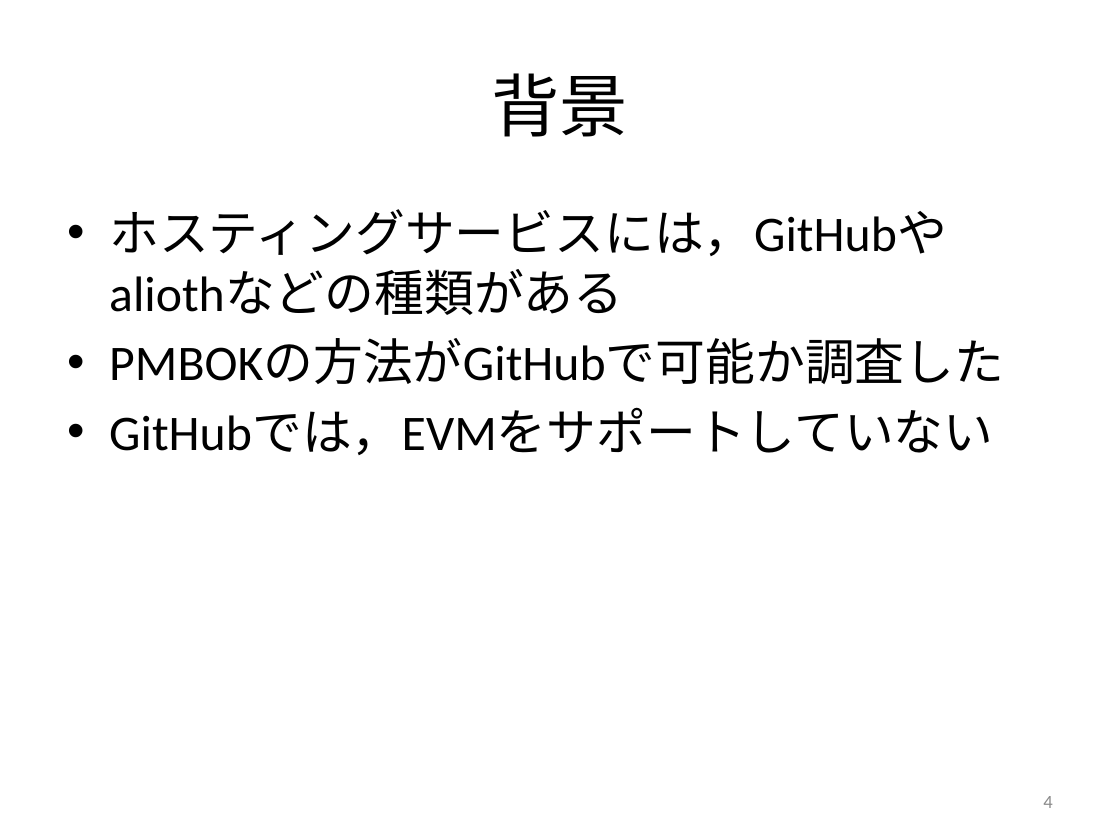
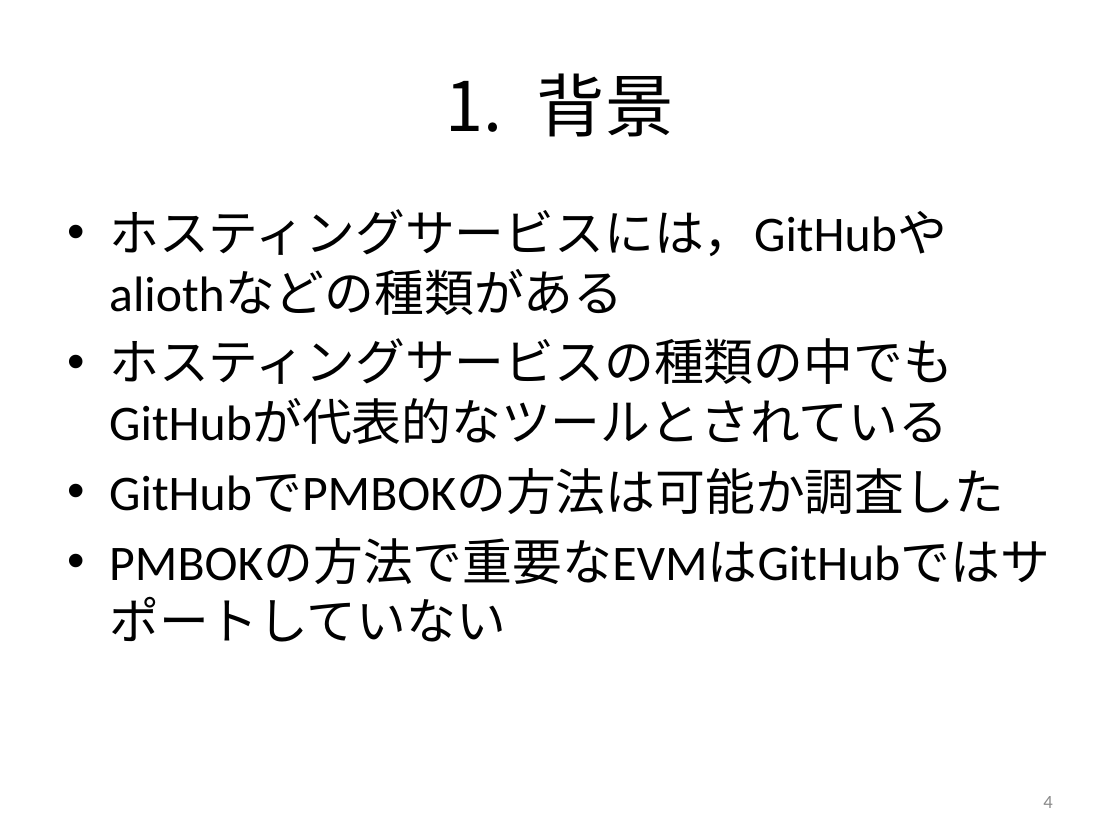
Before and after one commit to keimatsui/kadai, a slide deck: slide 4 of 卒業論文/2012/工藤亮/卒論発表（工藤）.pptx. Drawn at 1120x840 pixels with LibreOffice and Linux fonts; fonts in the diff are those of the drawing. Boxes give left, top, right and bottom in pixels: in the first picture for what was removed or moved away, otherwise in the second. Text is boxed around its words. In the diff, an @@ line names an element or a change of style, - is before the commit and + after.

```diff
--- a/卒業論文/2012/工藤亮/卒論発表（工藤）.pptx
+++ b/卒業論文/2012/工藤亮/卒論発表（工藤）.pptx
@@ title "背景" at [537, 73, 674, 137]: bullet none to 1. @@
@@ text at [109, 338, 1004, 514]: text changed @@
-• PMBOKの方法がGitHubで可能か調査した
-• GitHubでは，EVMをサポートしていない
+• ホスティングサービスの種類の中でもGitHubが代表的なツールとされている
+• GitHubでPMBOKの方法は可能か調査した
+• PMBOKの方法で重要なEVMはGitHubではサポートしていない
```
Also in this commit, not shown: 14 other slides changed, 3 slides added, 3 slides removed.
